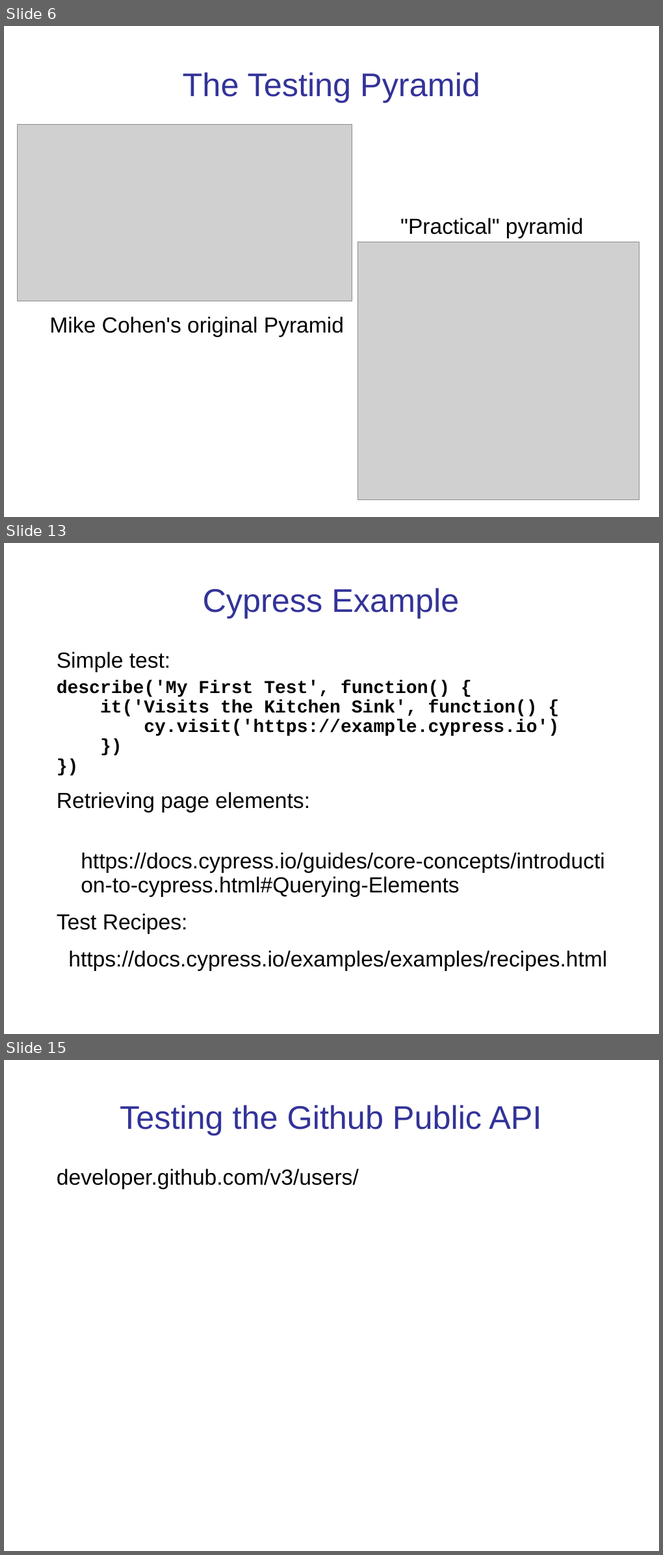
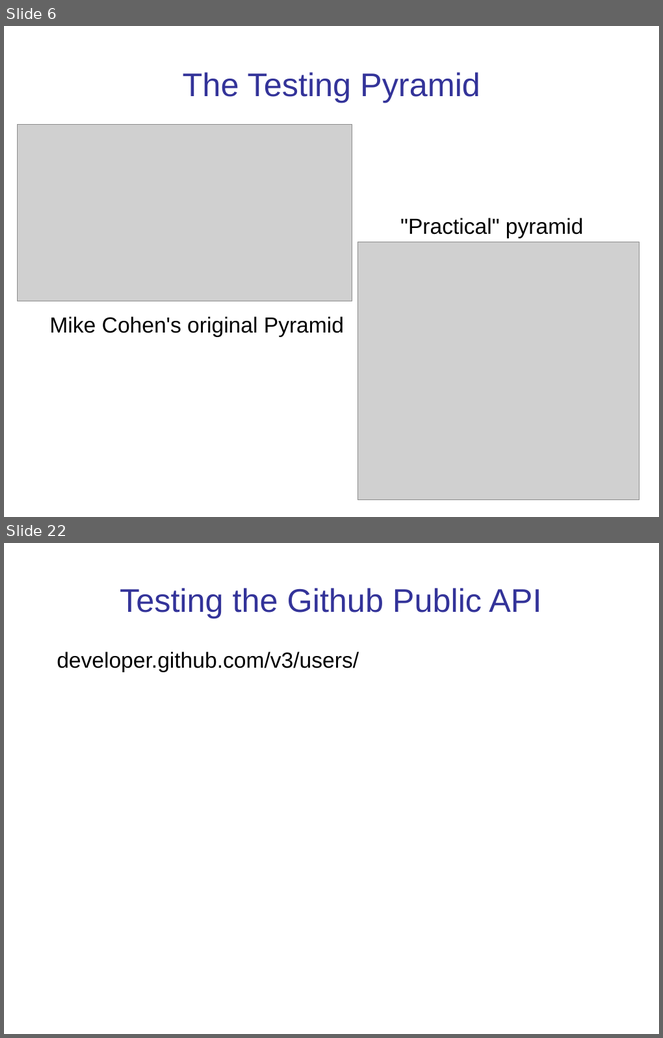
Before and after one commit to cpske/ISP, a slide deck: testing/WebTesting.ppt. Shown one above the other, each under a label of ours: slides 6, 13 and 15 before the commit, slides 6 and 22 after it; the slides between them are not shown. The pictures are 663x1555 and 663x1038 pixels, drawn with LibreOffice and Linux fonts; fonts in the diff are those of the drawing; grey boxes stand for pictures. Boxes give left, top, right and bottom in pixels: in the first picture for what was removed or moved away, otherwise in the second. Text is boxed around its words. In the diff, an @@ line names an element or a change of style, - is before the commit and + after.

```diff
--- a/testing/WebTesting.ppt
+++ b/testing/WebTesting.ppt
@@ slide 13 removed at [4, 543, 659, 1034], background #FFFFFF @@
@@ title removed at [203, 588, 459, 618] @@
-Cypress Example
@@ text removed at [57, 652, 607, 971] @@
-Simple test:
-describe('My First Test', function() {
-it('Visits the Kitchen Sink', function() {
-cy.visit('https://example.cypress.io')
-})
-})
-Retrieving page elements:
-https://docs.cypress.io/guides/core-concepts/introduction-to-cypress.html#Querying-Elements
-Test Recipes:
-https://docs.cypress.io/examples/examples/recipes.html
@@ what was slide 15 is now slide 22 @@
```
Also in this commit, not shown: 7 slides changed, 9 slides added, 1 other slide removed, 2 other files.
